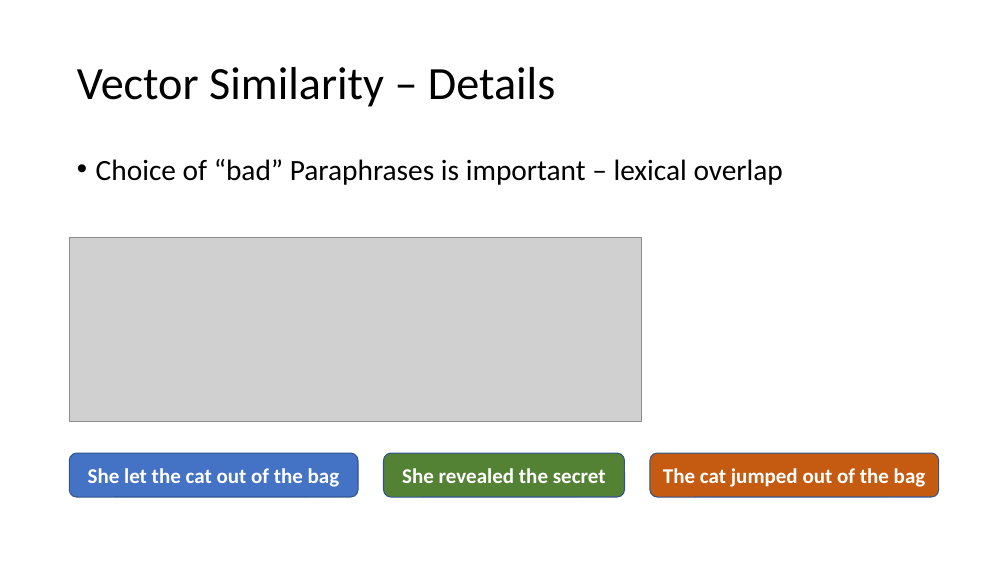
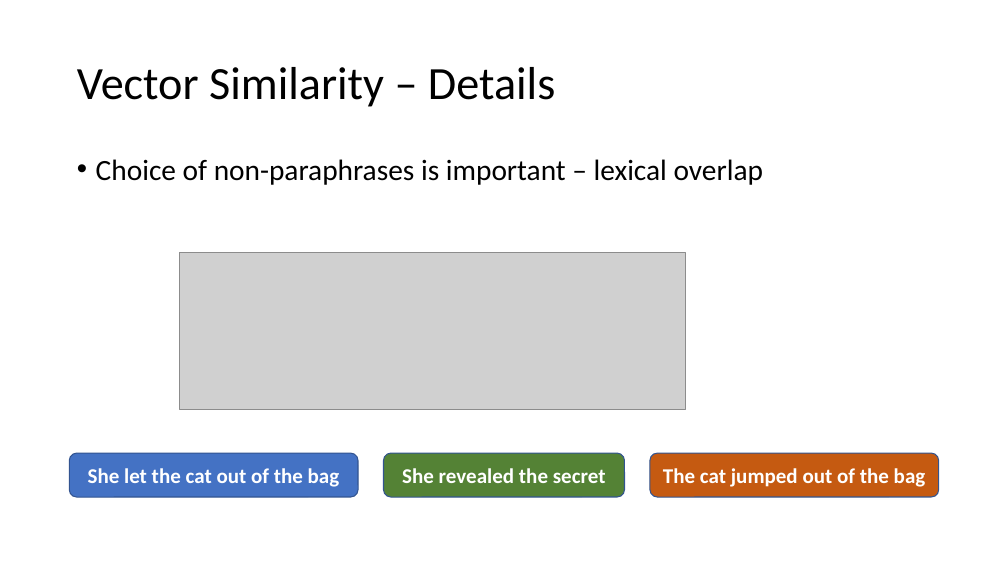
Before and after one commit to spacemanidol/AnalyzingNeuralLanguageModelsGroup1, a slide deck: slide 87 of PaperPresentation02202020.pptx. Drawn at 1008x567 pixels with LibreOffice and Linux fonts; fonts in the diff are those of the drawing; grey boxes stand for pictures. Boxes give left, top, right and bottom in pixels: in the first picture for what was removed or moved away, otherwise in the second. Text is boxed around its words. In the diff, an @@ line names an element or a change of style, - is before the commit and + after.

Commit message:
Update PaperPresentation02202020.pptx
Changes "bad paraphrase" to literal non-paraphrase

```diff
--- a/PaperPresentation02202020.pptx
+++ b/PaperPresentation02202020.pptx
@@ text at box(96, 159, 763, 185): text changed @@
-• Choice of “bad” Paraphrases is important – lexical overlap
+• Choice of non-paraphrases is important – lexical overlap
@@ picture: place and size @@
-picture at box(70, 237, 642, 421)
+picture at box(179, 253, 685, 410)
```
Also in this commit, not shown: 4 other slides changed.
